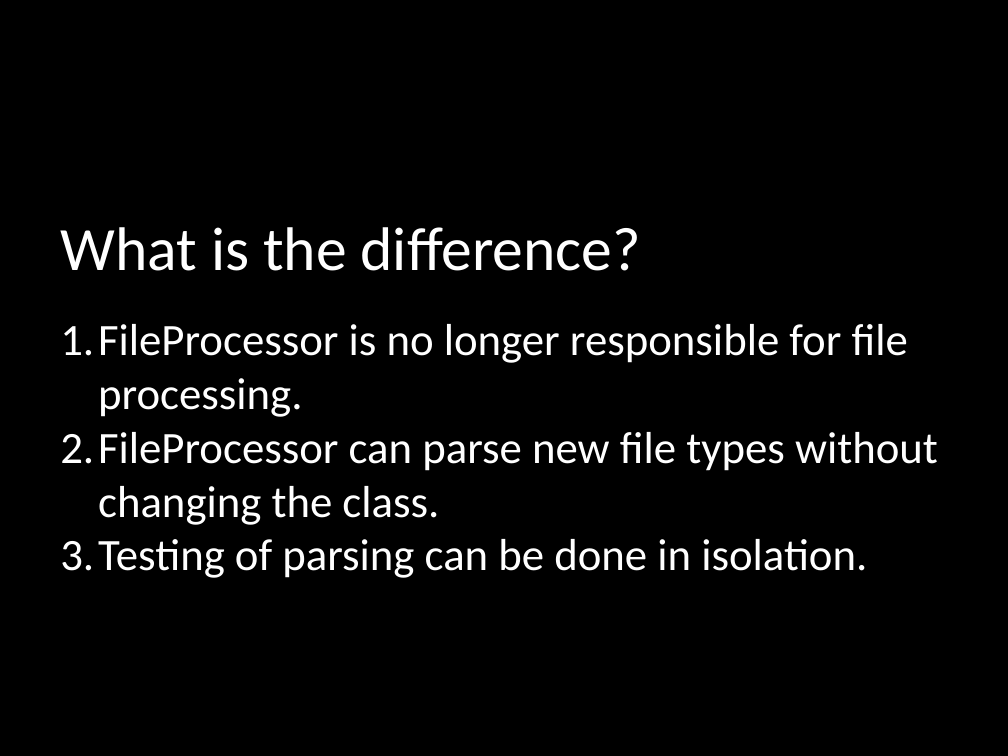
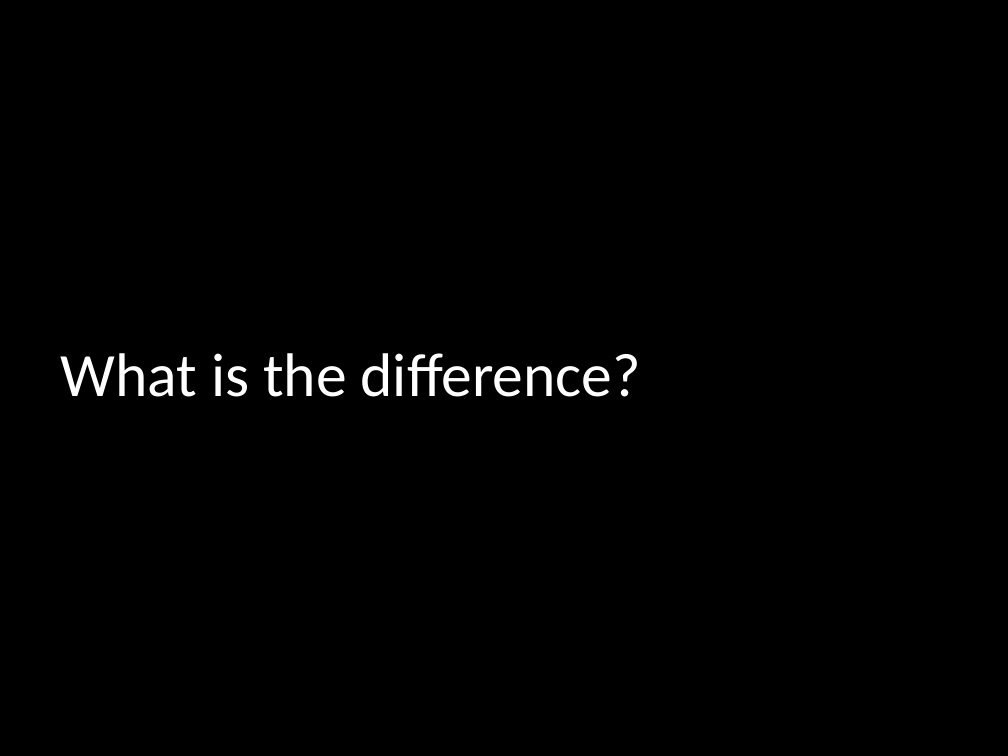
Before and after one commit to mikegehard/Better-Ruby-Through-Design-Principles, a slide deck: slide 16 of BetterRubyThroughDesignPatterns.pptx. Drawn at 1008x756 pixels with LibreOffice and Linux fonts; fonts in the diff are those of the drawing. Boxes give left, top, right and bottom in pixels: in the first picture for what was removed or moved away, otherwise in the second. Text is boxed around its words. In the diff, an @@ line names an element or a change of style, - is before the commit and + after.

```diff
--- a/BetterRubyThroughDesignPatterns.pptx
+++ b/BetterRubyThroughDesignPatterns.pptx
@@ title "What is the difference?": place and size @@
-title "What is the difference?" at [60,227,641,271]
+title "What is the difference?" at [60,353,641,397]
@@ text removed at [60,324,938,578] @@
-1. FileProcessor is no longer responsible for file processing.
-2. FileProcessor can parse new file types without changing the class.
-3. Testing of parsing can be done in isolation.
```
Also in this commit, not shown: 1 other slide changed, 8 slides added.
